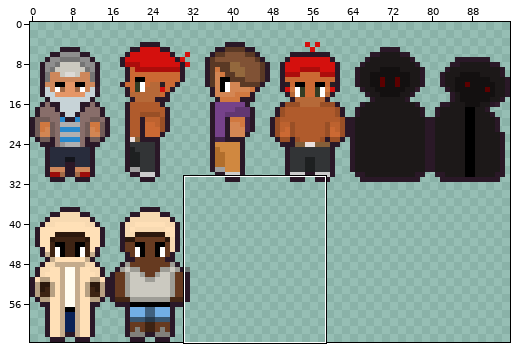
Two states of a sprite sheet, assets/maps/builds/characters.png. Above, an overview of the earlier version with the close-up marked.
Close-up. First the earlier version:
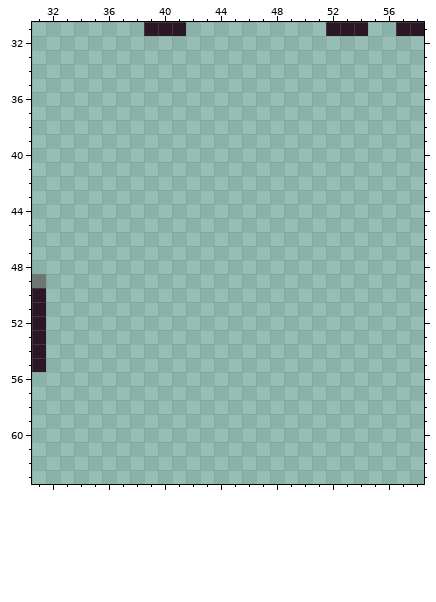
The file is 384x256 pixels, drawn in blocks of 4x4; one block is one cell here. Colours within 5 levels of each other are drawn and written as one. Shown: x 31..58, y 31..63.
The result:
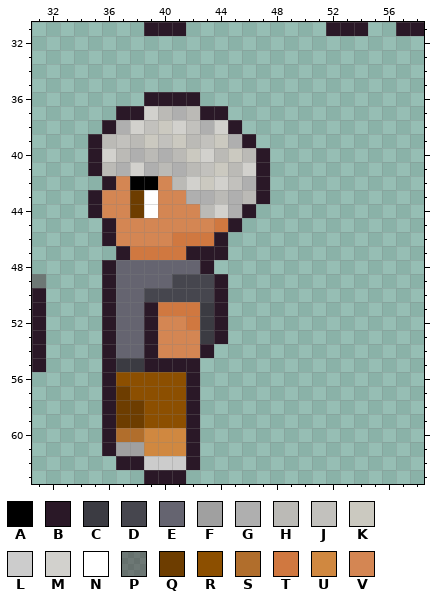
Palette (. is transparent): A #000000  B #2a1827  C #3b3b42  D #46464e  E #656470  F #a0a0a0  G #afafaf  H #bbbab6  J #c2c1bd  K #cbc9c0  L #cccccc  M #d2d1cd  N #ffffff  P #39202571  Q #6d3d00  R #8c4f00  S #b16e2c  T #d07840  U #d08840  V #d48653
Commit: Новый персонаж: рыбак
Changes in this commit:
Changed rows in their new state; - is an unchanged pixel.
first column x 35:
36 ----BBBB-----
37 --BBMHGHBB---
38 -BGMJKMJGMB--
39 BHJHKJKHJKGB-
40 BMHGHGHKMHKHB
41 BHGMGHGHJKHMB
42 -BVAAVHMKMJGB
43 BVVQNVVGGHGHB
44 BVVQNVVVHMGB-
45 -BVVVVVVVTB--
46 -BVVVVTTTB---
47 --BTTTTBBB---
48 -BEEEEEEB----
49 -BEEEEDDDB---
50 -BEEDDDDDB---
51 -BEEBTTTCB---
52 -BEEBVVTCB---
53 -BEEBVVVCB---
54 -BEEBVVVB----
55 -BCCBBBB-----
56 -BRRRRRB-----
57 -BQRRRRB-----
58 -BQQRRRB-----
59 -BQQRRRB-----
60 -BSSUUUB-----
61 -BFFUUUB-----
62 --BBLLLB-----
63 ----BBB------
Changed places in both close-ups, as pixel boxes (x1, y1, x2, y2):
added: (88, 92, 270, 484)
